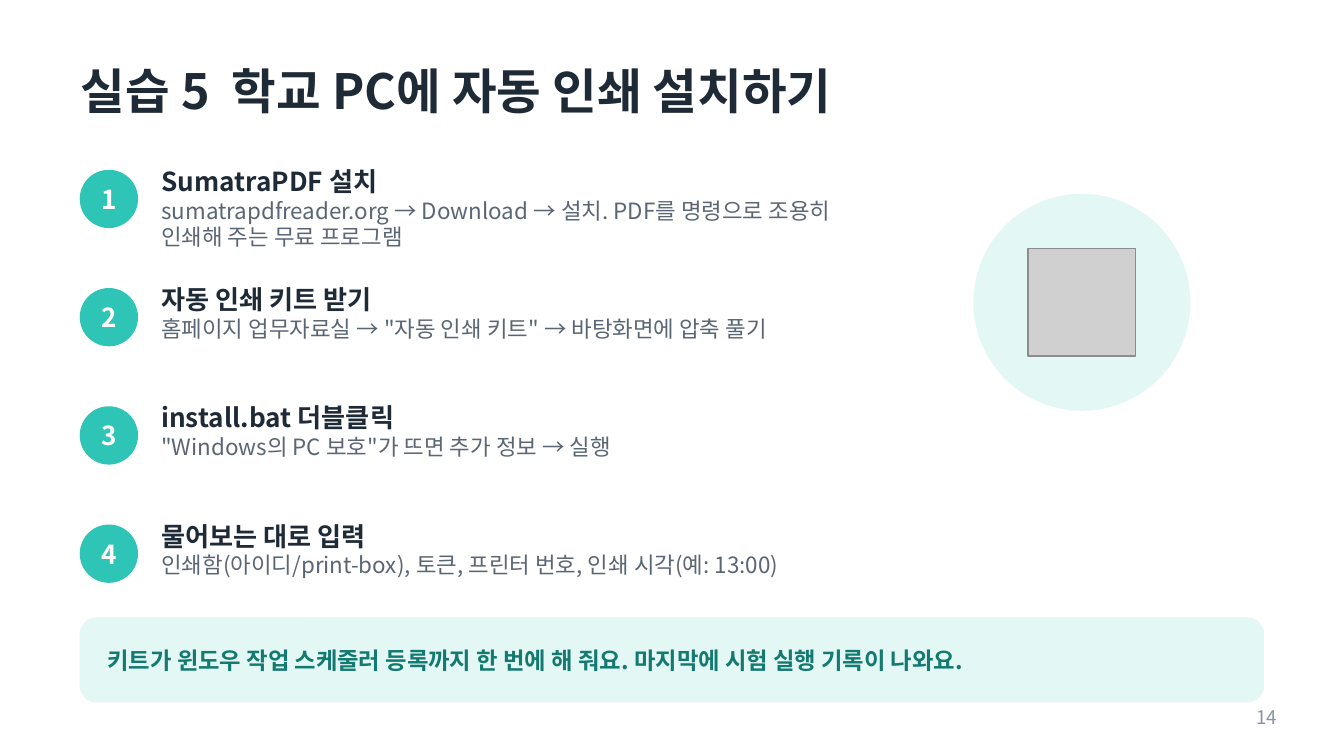
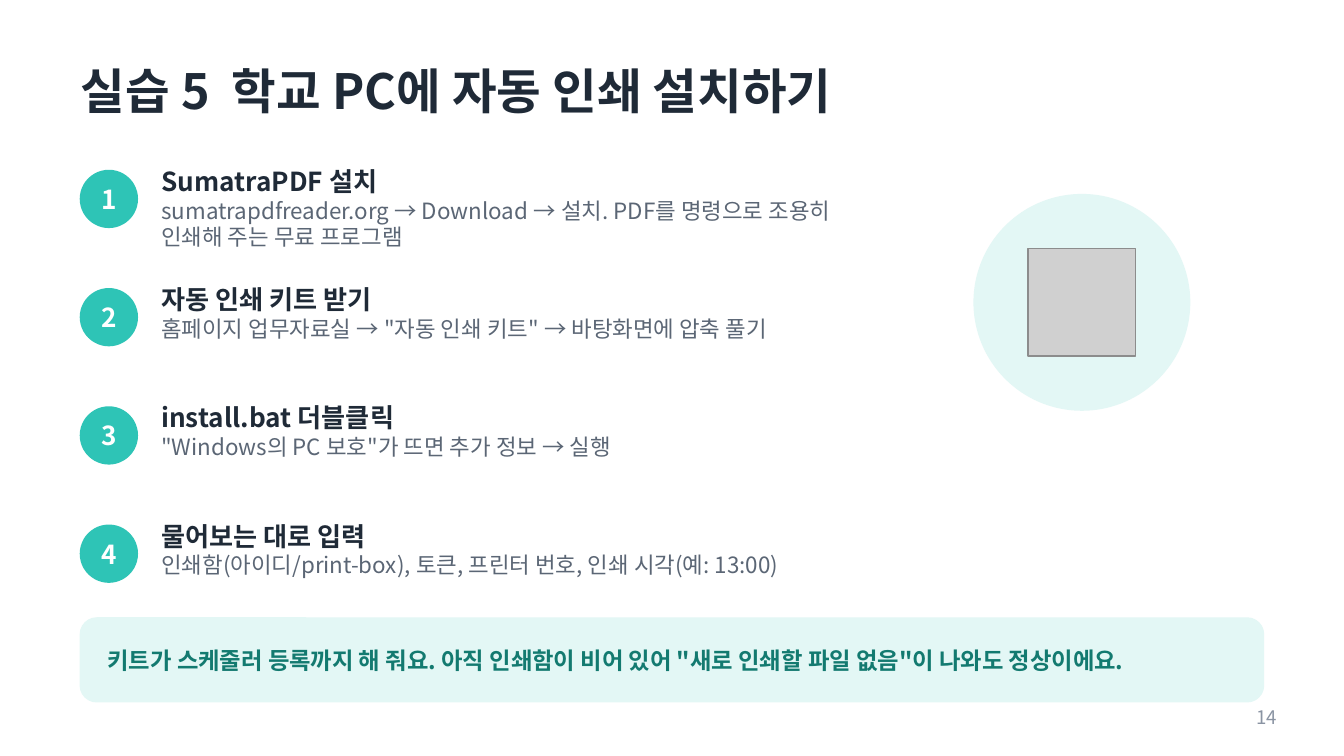
Before and after one commit to hue1220/hue1220.github.io, a slide deck: slide 14 of work/files/aitalk2-github-autoprint.pptx. Drawn at 1344x756 pixels with LibreOffice and Linux fonts; fonts in the diff are those of the drawing; grey boxes stand for pictures. Boxes give left, top, right and bottom in pixels: in the first picture for what was removed or moved away, otherwise in the second. Text is boxed around its words. In the diff, an @@ line names an element or a change of style, - is before the commit and + after.

```diff
--- a/work/files/aitalk2-github-autoprint.pptx
+++ b/work/files/aitalk2-github-autoprint.pptx
@@ text at (107, 649, 1124, 671): text changed @@
-키트가 윈도우 작업 스케줄러 등록까지 한 번에 해 줘요. 마지막에 시험 실행 기록이 나와요.
+키트가 스케줄러 등록까지 해 줘요. 아직 인쇄함이 비어 있어 "새로 인쇄할 파일 없음"이 나와도 정상이에요.
```
Also in this commit, not shown: 1 other slide changed, 1 other file.
